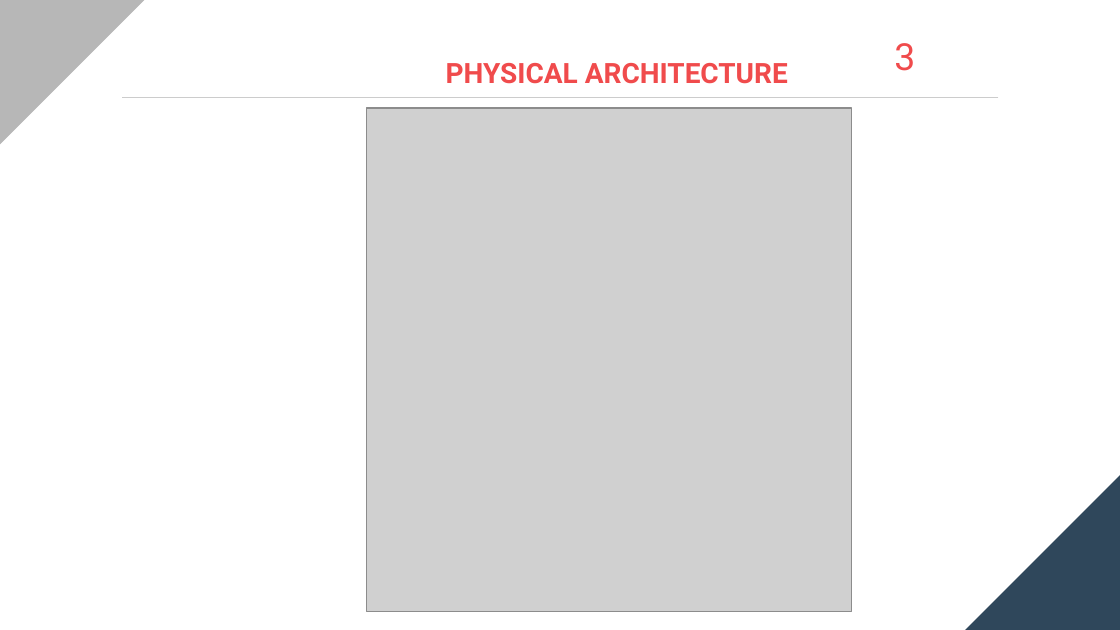
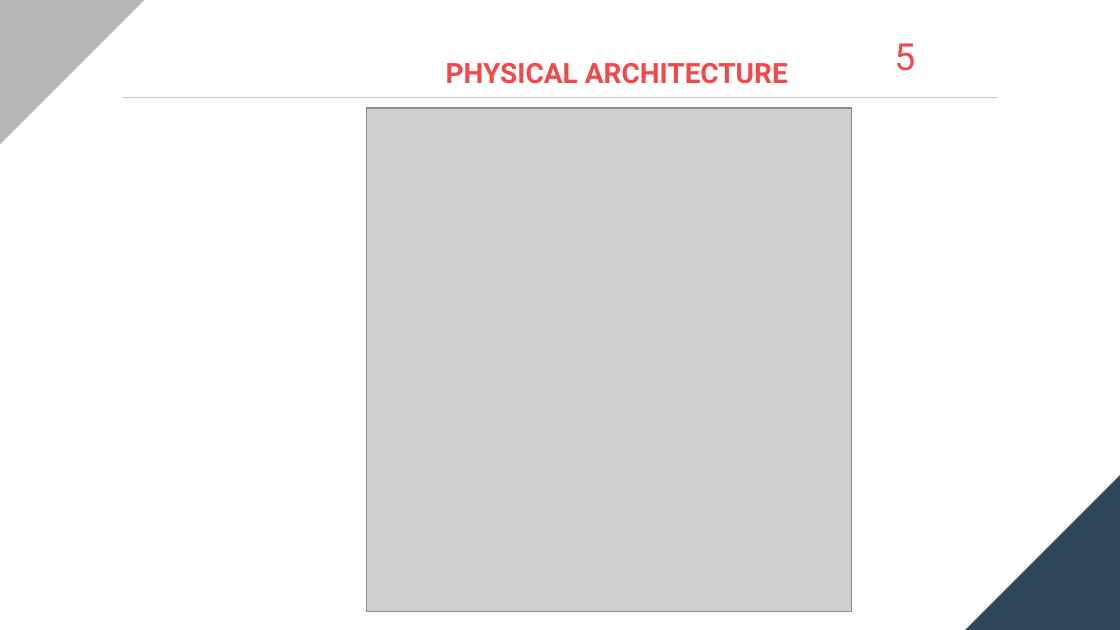
Before and after one commit to Tanvi-412/Prep_Your_Meal, a slide deck: slide 8 of documentation/ArchitectureDesign.pptx (slide 7 before the commit). Drawn at 1120x630 pixels with LibreOffice and Linux fonts; fonts in the diff are those of the drawing; grey boxes stand for pictures. Boxes give left, top, right and bottom in pixels: in the first picture for what was removed or moved away, otherwise in the second. Text is boxed around its words. In the diff, an @@ line names an element or a change of style, - is before the commit and + after.

```diff
--- a/documentation/ArchitectureDesign.pptx
+++ b/documentation/ArchitectureDesign.pptx
@@ text at (894, 43, 915, 71): text changed @@
-3
+5
```
Also in this commit, not shown: 5 other slides changed, 1 other file.
